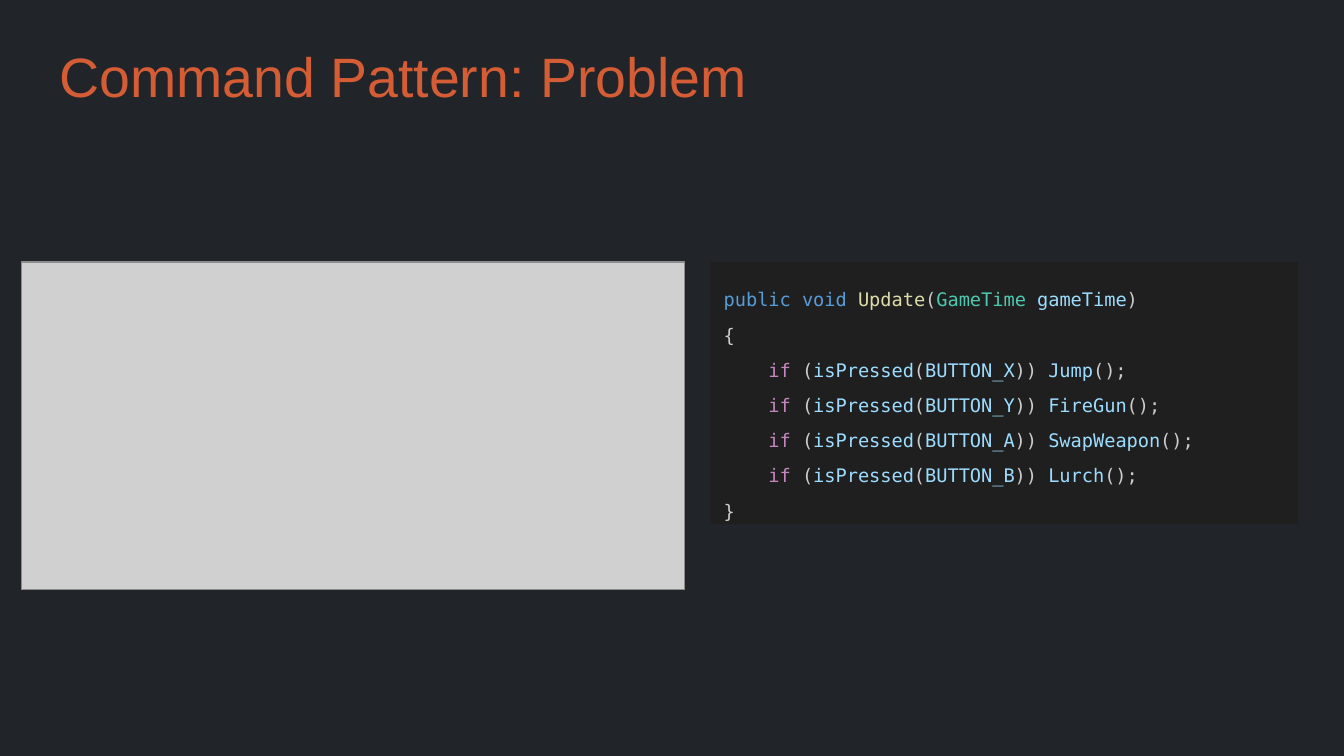
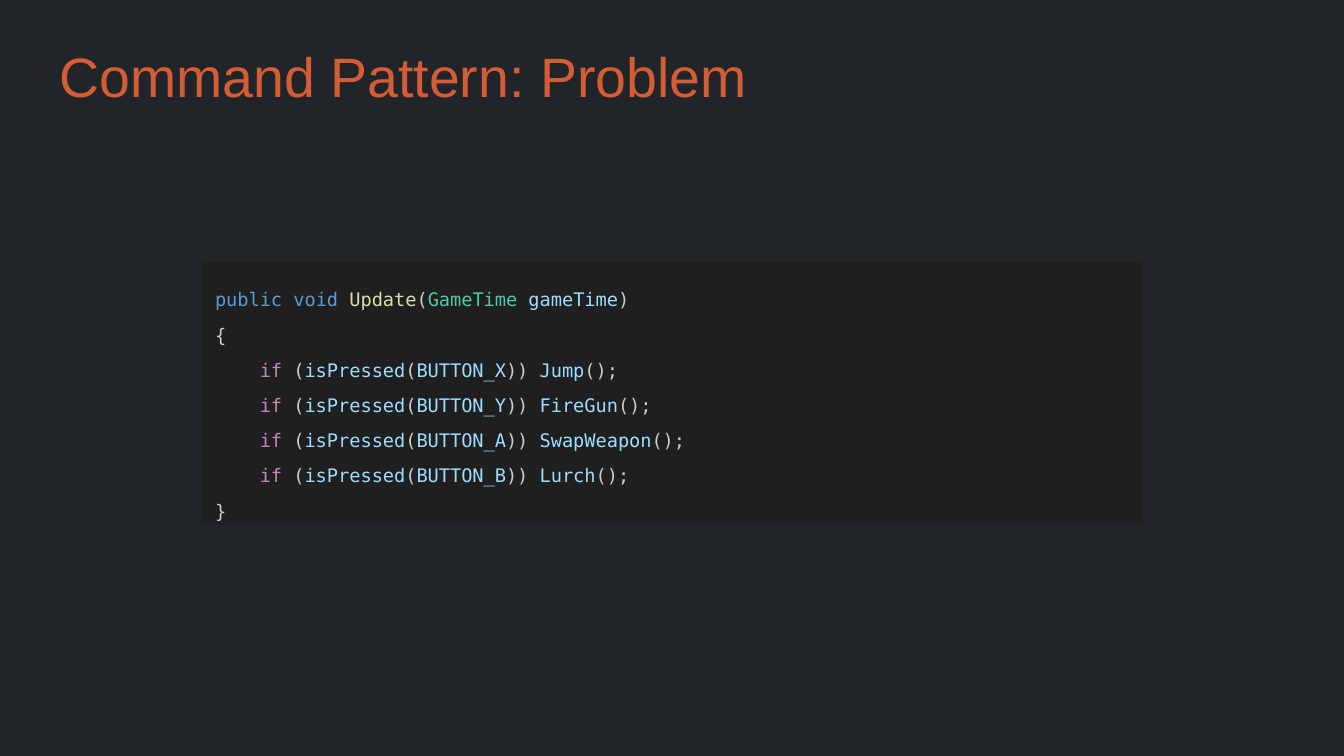
Before and after one commit to Metamate/gar, a slide deck: slide 20 of slides/04 Sokoban.pptx. Drawn at 1344x756 pixels with LibreOffice and Linux fonts; fonts in the diff are those of the drawing; grey boxes stand for pictures. Boxes give left, top, right and bottom in pixels: in the first picture for what was removed or moved away, otherwise in the second. Text is boxed around its words. In the diff, an @@ line names an element or a change of style, - is before the commit and + after.

```diff
--- a/slides/04 Sokoban.pptx
+++ b/slides/04 Sokoban.pptx
@@ picture removed at (22,262,685,590) @@
@@ text "public void Update(GameTime gameTime)": place and size @@
-text "public void Update(GameTime gameTime)" at (710,262,1297,524)
+text "public void Update(GameTime gameTime)" at (202,262,1142,524)
```
Also in this commit, not shown: 5 other slides changed, 3 slides removed, 35 other files.
